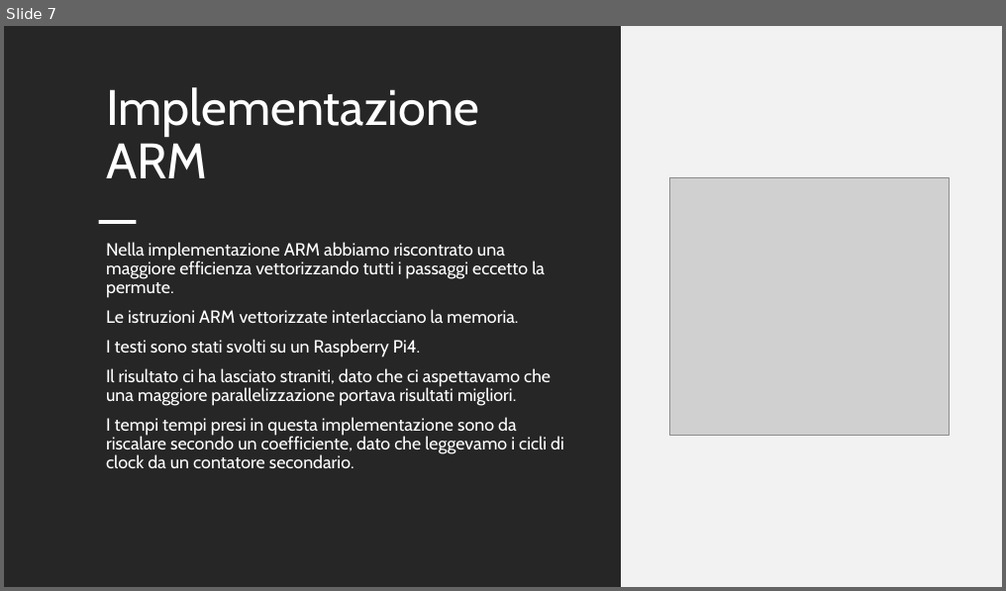
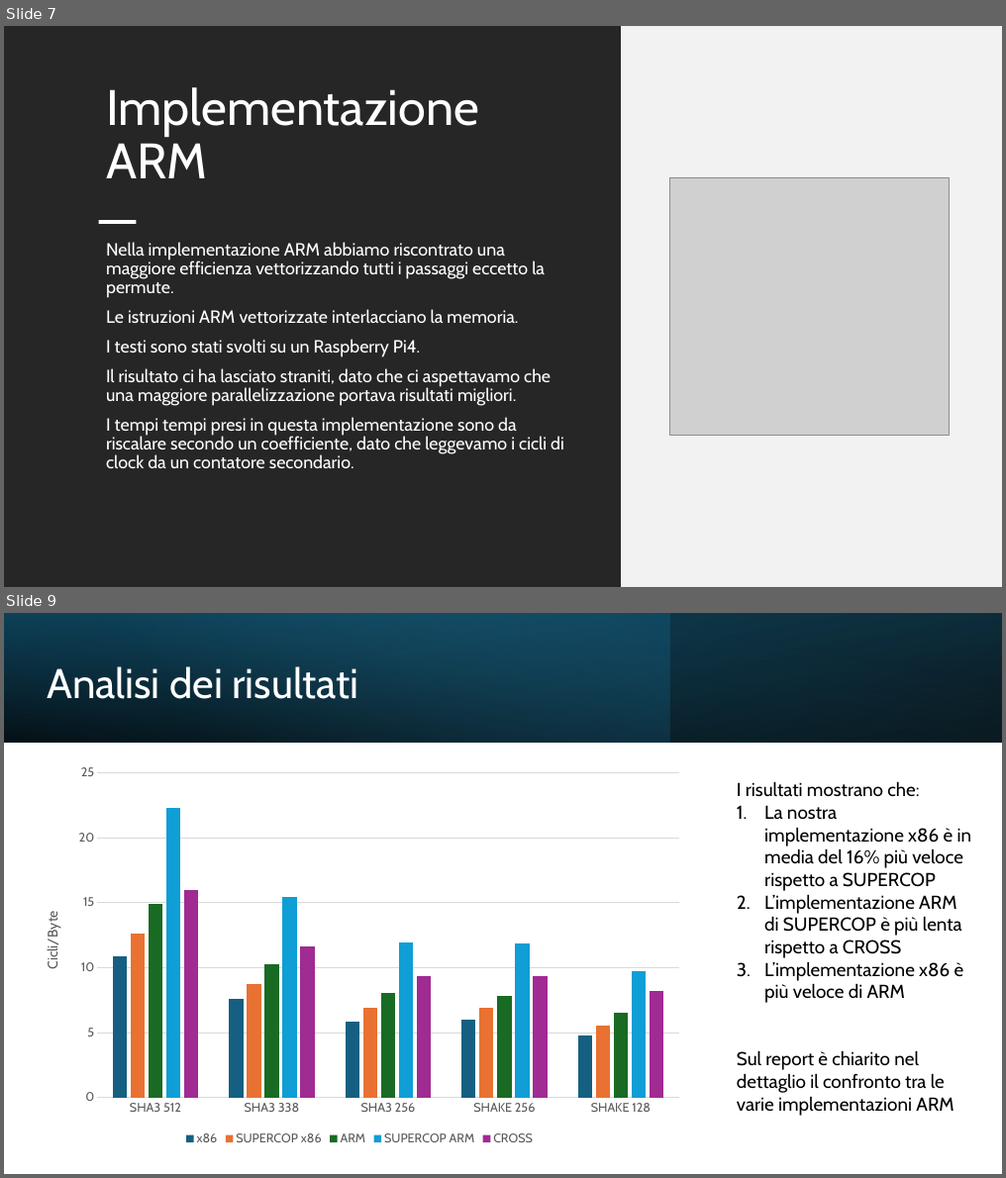
Before and after one commit to Ago19pc/keccak, a slide deck: PRESENTAZIONE.pptx. Shown one above the other, each under a label of ours: slide 7 before the commit, slides 7 and 9 after it; the slides between them are not shown. The pictures are 1006x591 and 1006x1178 pixels, drawn with LibreOffice and Linux fonts; fonts in the diff are those of the drawing; grey boxes stand for pictures. Boxes give left, top, right and bottom in pixels: in the first picture for what was removed or moved away, otherwise in the second. Text is boxed around its words. In the diff, an @@ line names an element or a change of style, - is before the commit and + after.

```diff
--- a/PRESENTAZIONE.pptx
+++ b/PRESENTAZIONE.pptx
@@ slide 9 added at box(4, 613, 1002, 1174), background #FFFFFF @@
@@ rectangle added at box(4, 613, 1002, 742), fill gradient #000000 to #104862 @@
@@ rectangle added at box(4, 613, 669, 742), fill gradient #156082 to #46B1E1 @@
@@ rectangle added at box(4, 613, 1002, 742), fill gradient #000000 to #156082 @@
@@ title added at box(47, 666, 358, 699), 40 pt, text #FFFFFF @@
+Analisi dei risultati
@@ column chart added at box(27, 758, 693, 1150) @@
+categories: SHA3 512, SHA3 338, SHA3 256, SHAKE 256, SHAKE 128
+x86: 10.9, 7.6, 5.9, 6, 4.8
+SUPERCOP x86: 12.6, 8.7, 6.9, 6.9, 5.5
+ARM: 14.9, 10.3, 8, 7.8, 6.5
+SUPERCOP ARM: 22.3, 15.4, 11.9, 11.8, 9.7
+CROSS: 15.9, 11.6, 9.3, 9.4, 8.2
@@ text added at box(737, 781, 972, 1116), 18 pt, text #000000 @@
+I risultati mostrano che:
+1. La nostra implementazione x86 è in media del 16% più veloce rispetto a SUPERCOP
+2. L’implementazione ARM di SUPERCOP è più lenta rispetto a CROSS
+3. L’implementazione x86 è più veloce di ARM
+Sul report è chiarito nel dettaglio il confronto tra le varie implementazioni ARM
```
Also in this commit, not shown: 5 slides changed, 1 slide removed, 2 other files.
